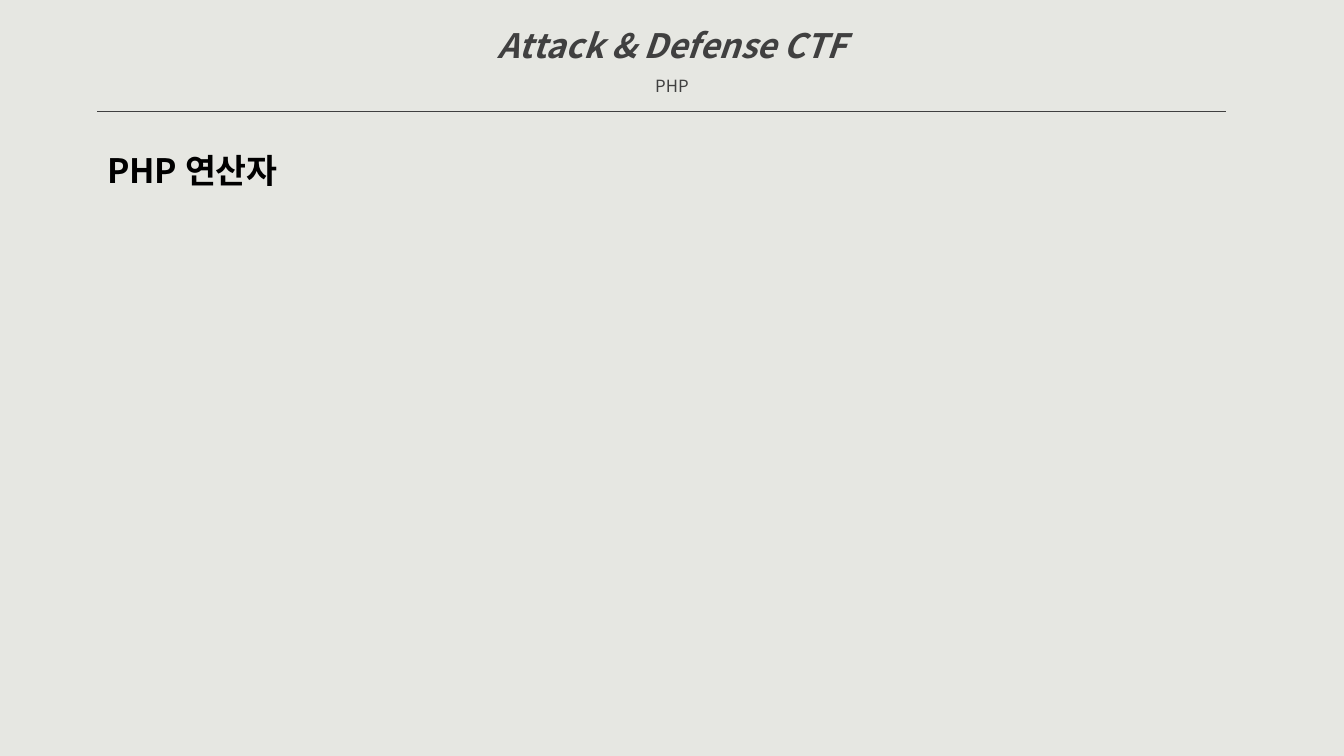
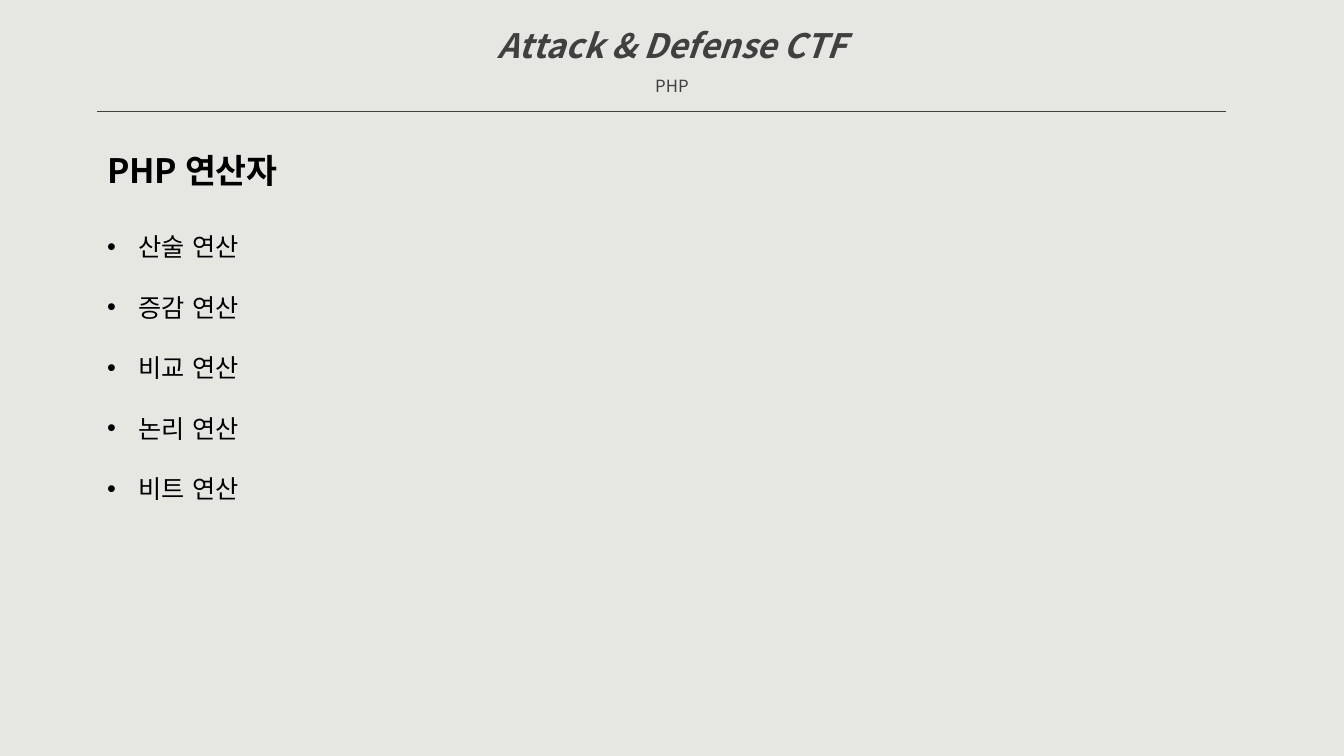
Before and after one commit to raxkson/kisec, a slide deck: slide 37 of Doc/Attack&Defense CTF-dev.pptx (slide 36 before the commit). Drawn at 1344x756 pixels with LibreOffice and Linux fonts; fonts in the diff are those of the drawing. Boxes give left, top, right and bottom in pixels: in the first picture for what was removed or moved away, otherwise in the second. Text is boxed around its words. In the diff, an @@ line names an element or a change of style, - is before the commit and + after.

```diff
--- a/Doc/Attack&Defense CTF-dev.pptx
+++ b/Doc/Attack&Defense CTF-dev.pptx
@@ text added at [139, 235, 238, 500], 18 pt, text #000000 @@
+• 산술 연산
+• 증감 연산
+• 비교 연산
+• 논리 연산
+• 비트 연산
```
Also in this commit, not shown: 8 other slides changed, 3 slides added, 1 slide removed, 1 other file.
